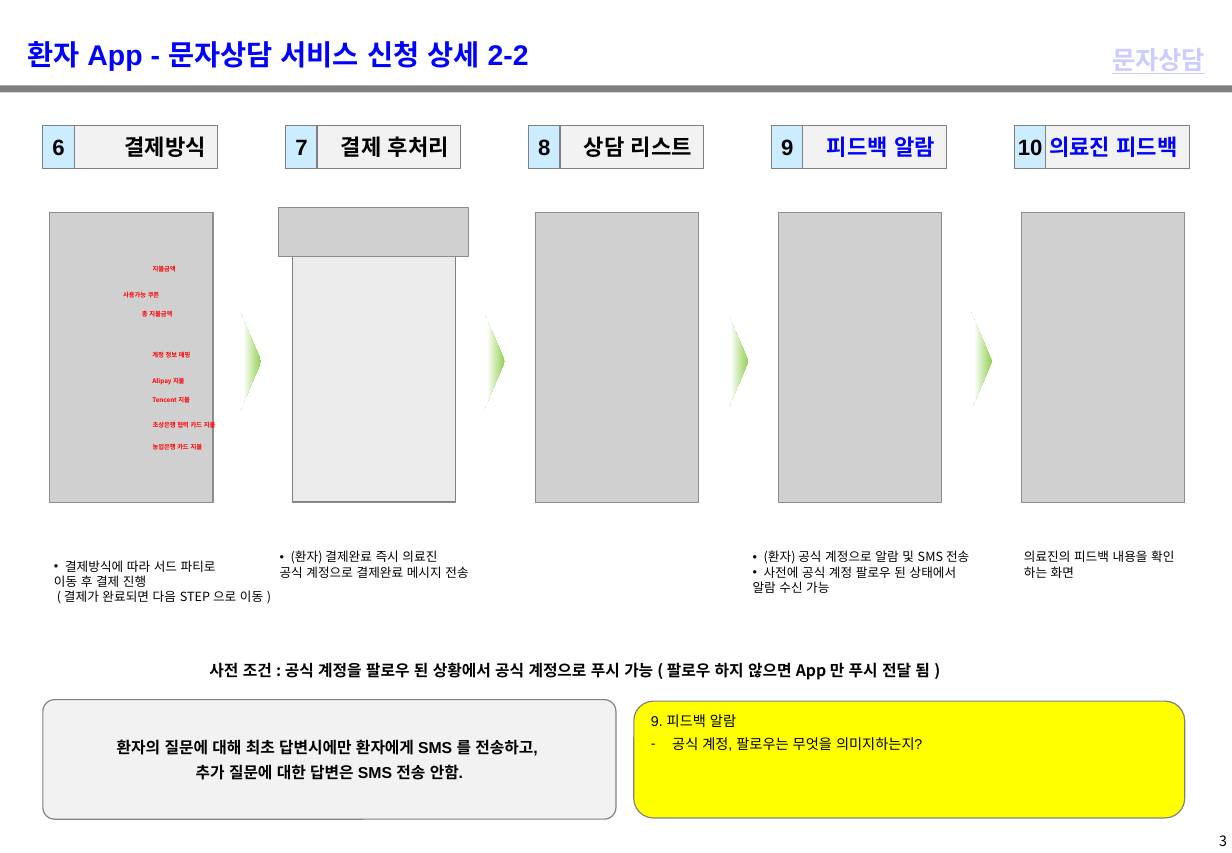
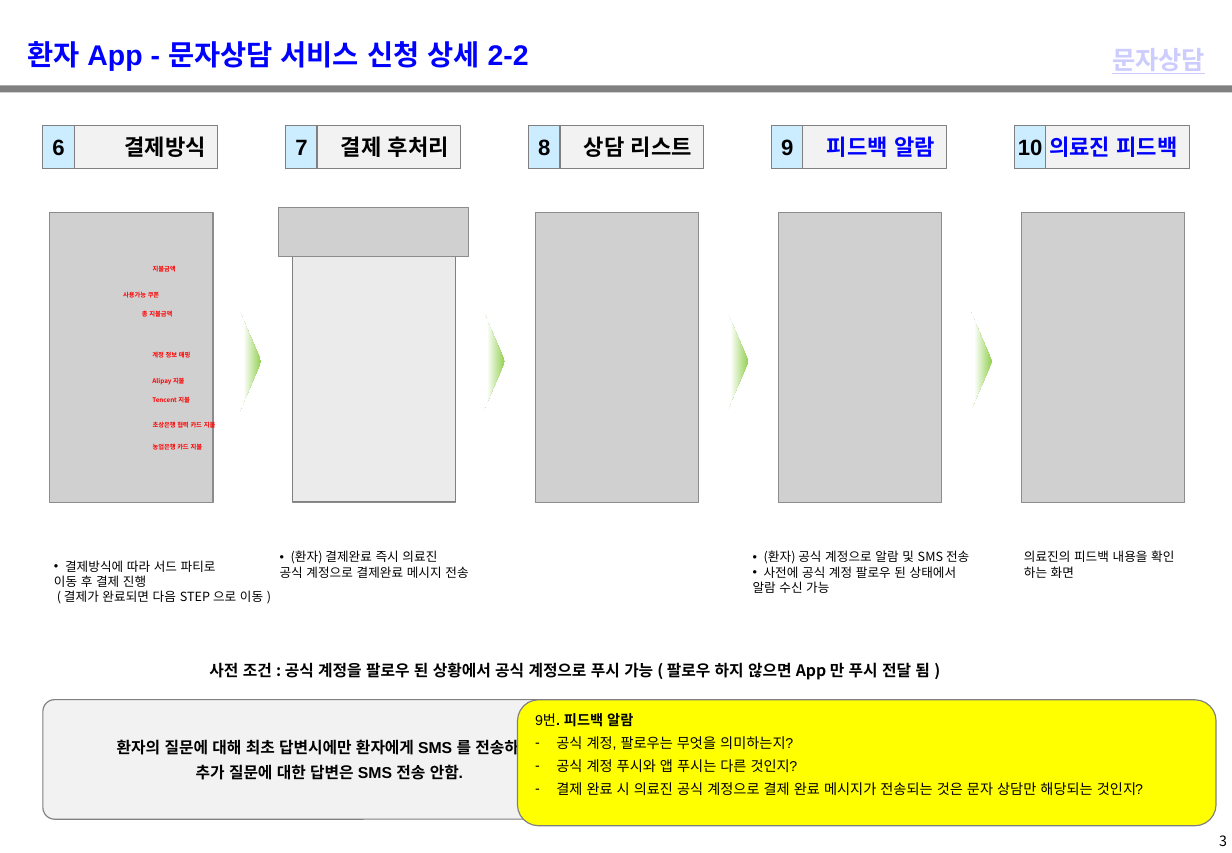
Before and after one commit to windsoccer/H160, a slide deck: slide 4 of 01 기획/03. 상담 서비스 Flow_健康160_상담 서비스 Flow_2019029.pptx. Drawn at 1232x853 pixels with LibreOffice and Linux fonts; fonts in the diff are those of the drawing; grey boxes stand for pictures; background and template pictures are left out. Boxes give left, top, right and bottom in pixels: in the first picture for what was removed or moved away, otherwise in the second. Text is boxed around its words. In the diff, an @@ line names an element or a change of style, - is before the commit and + after.

```diff
--- a/01 기획/03. 상담 서비스 Flow_健康160_상담 서비스 Flow_2019029.pptx
+++ b/01 기획/03. 상담 서비스 Flow_健康160_상담 서비스 Flow_2019029.pptx
@@ rounded rectangle "9번. 피드백 알람": place and size @@
-rounded rectangle "9번. 피드백 알람" at (634,702,1184,819)
+rounded rectangle "9번. 피드백 알람" at (518,700,1216,826)
@@ text in rounded rectangle at (535,713,1143,795): text changed @@
-9. 피드백 알람
-– 공식 계정, 팔로우는 무엇을 의미지하는지?
+9번. 피드백 알람
+– 공식 계정, 팔로우는 무엇을 의미하는지?
+– 공식 계정 푸시와 앱 푸시는 다른 것인지?
+– 결제 완료 시 의료진 공식 계정으로 결제 완료 메시지가 전송되는 것은 문자 상담만 해당되는 것인지?
```
Also in this commit, not shown: 14 other slides changed, 1 slide removed.
